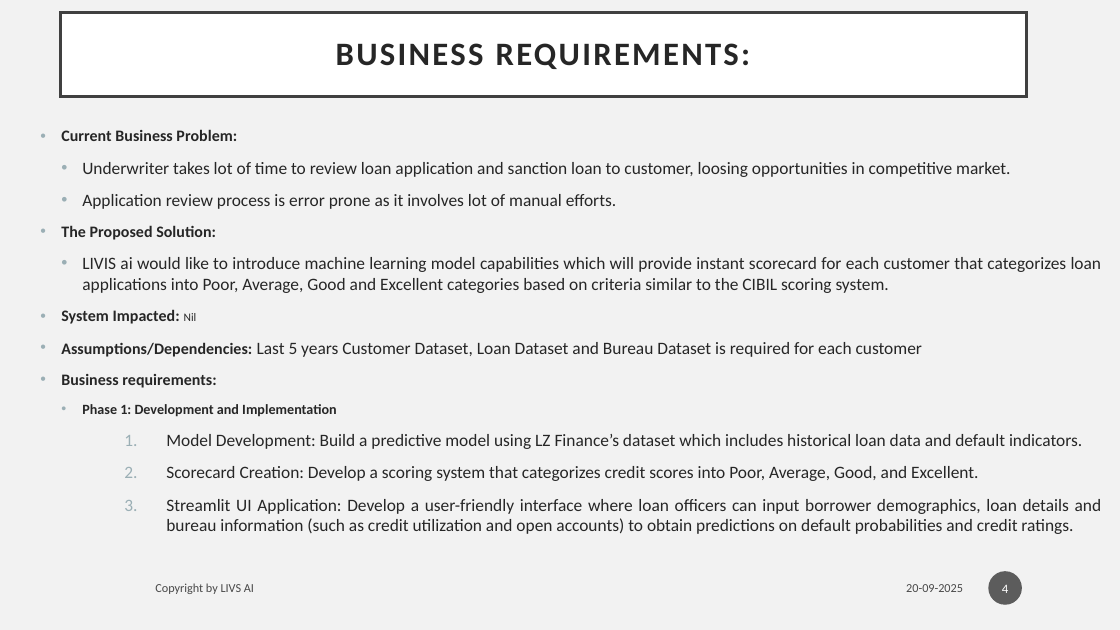
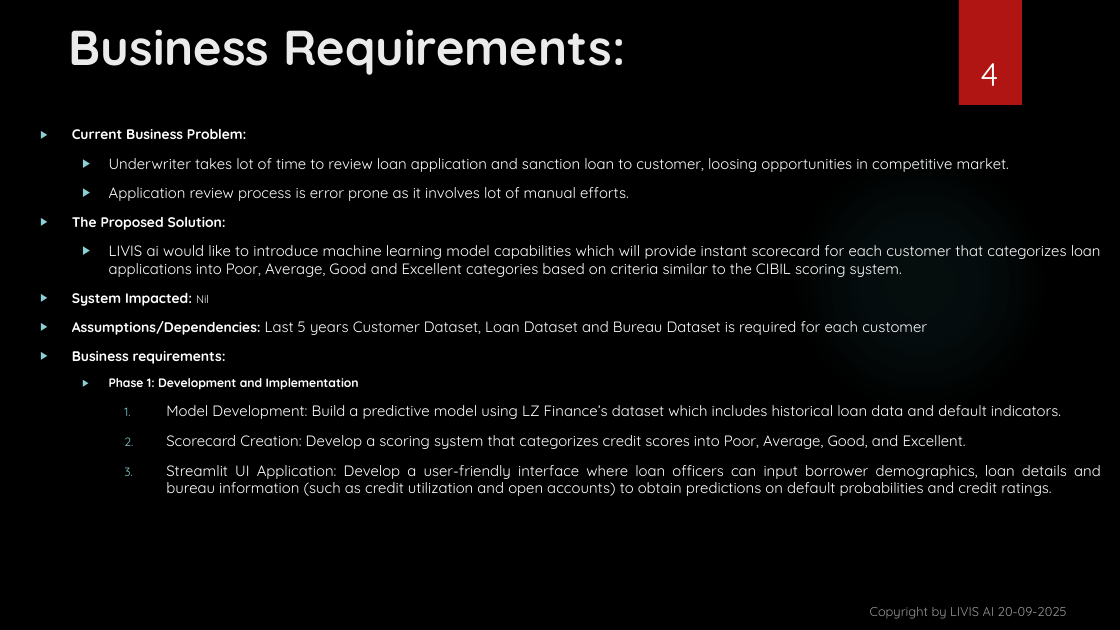
Before and after one commit to vishant1203/Development-of-Credit-Risk-Model-for-Lauki-Finance, a slide deck: slide 4 of presentation/Development of Credit Risk Model for ‘LZ.pptx. Drawn at 1120x630 pixels with LibreOffice and Linux fonts; fonts in the diff are those of the drawing; background and template pictures are left out. Boxes give left, top, right and bottom in pixels: in the first picture for what was removed or moved away, otherwise in the second. Text is boxed around its words. In the diff, an @@ line names an element or a change of style, - is before the commit and + after.

```diff
--- a/presentation/Development of Credit Risk Model for ‘LZ.pptx
+++ b/presentation/Development of Credit Risk Model for ‘LZ.pptx
@@ background #F2F2F2 to picture (left out) @@
@@ title "Business Requirements:": place and size @@
-title "Business Requirements:" at box(60, 13, 1027, 97)
+title "Business Requirements:" at box(69, 29, 625, 75)
@@ title "Business Requirements:" at box(69, 29, 625, 75): vertical alignment middle to top; fill #FFFFFF to none; outline #404040 2.5 pt to none @@
@@ title at box(69, 29, 625, 75): text changed; size 28 to 42 pt; font Calibri to Quicksand; text colour #262626 to #EBEBEB @@
-BUSINESS REQUIREMENTS:
+Business Requirements:
@@ page number: place and size @@
-page number at box(989, 571, 1023, 605)
+page number at box(980, 63, 998, 86)
@@ page number at box(980, 63, 998, 86): size 11 to 28 pt, font Calibri to Quicksand; vertical alignment middle to bottom; fill #1D1D1D at 70% opacity to none @@
@@ rectangle added at box(959, 0, 1022, 105), fill #B01513 @@
@@ text "Current Business Problem:" at box(72, 129, 1101, 496): size 13.8 to 11.9 pt in "Current Business Problem:", "The Proposed Solution:", "System Impacted:", "Assumptions/Dependencies:" and 1 more places; font Calibri to Quicksand, text colour #262626 to #FFFFFF; size 14.9 to 12.8 pt in "Underwriter takes lot of time to review ...", "Application review process is error prone as ...", "LIVIS ai would like to introduce machine ...", "Last 5 years Customer Dataset, Loan Dataset ..." and 3 more places; size 9.9 to 9.5 pt in "Nil"; size 12.1 to 10.4 pt in "Phase 1: Development and Implementation"; bullet • to ▶; bullet colour #9BAFB5 to #8AD0D6 @@
@@ ellipse added at box(791, 154, 1049, 413), fill gradient #50B9C1 @@
@@ text removed at box(155, 583, 254, 594) @@
-Copyright by LIVS AI
@@ text "Copyright by LIVIS AI 20-09-2025" at box(870, 607, 1067, 619): vertical alignment middle to bottom @@
@@ text at box(870, 607, 1067, 619): text changed; size 10.5 to 11 pt; font Calibri to Quicksand; text colour #000000 at 70% opacity to #FFFFFF at 60% opacity @@
-20-09-2025
+Copyright by LIVIS AI 20-09-2025
```
Also in this commit, not shown: 16 other slides changed.
